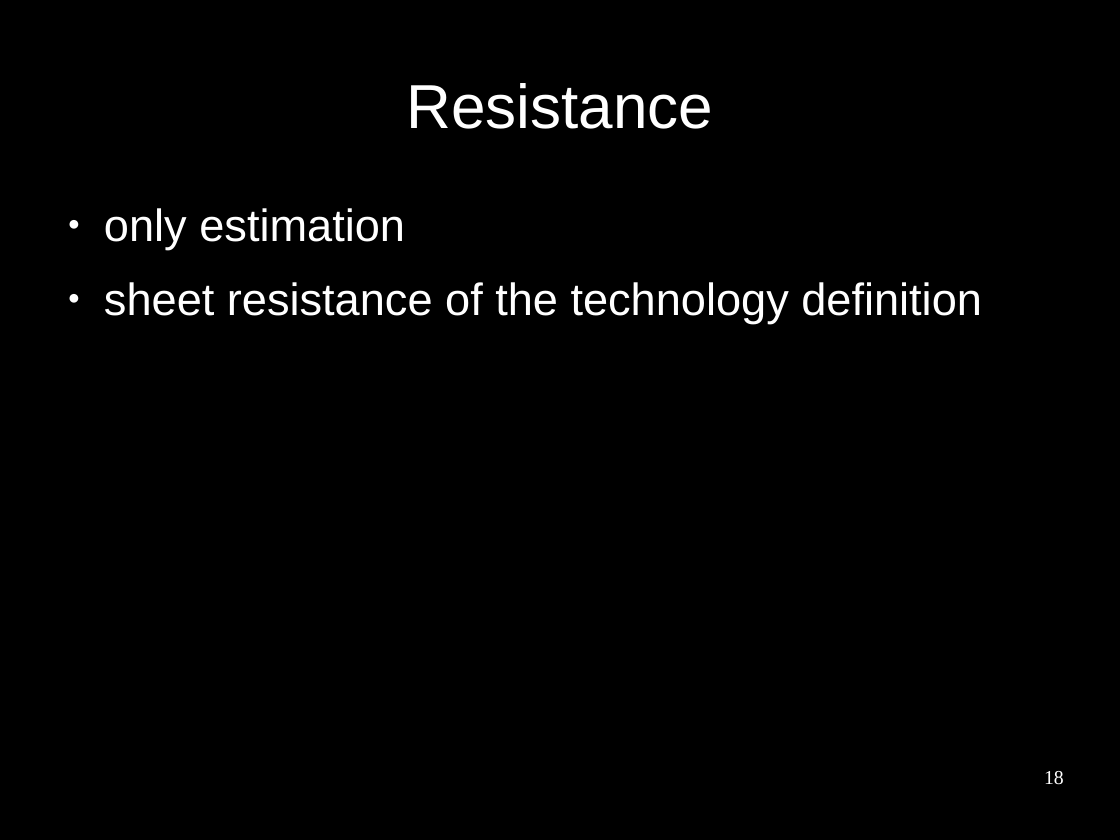
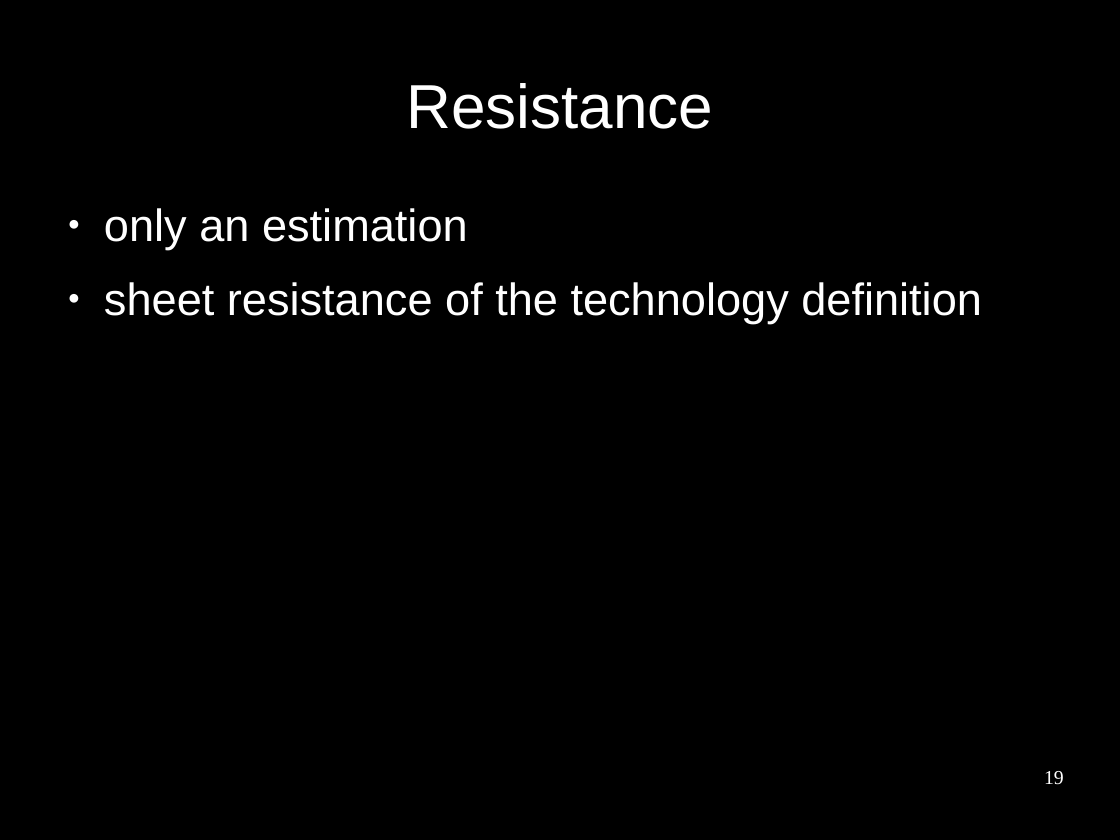
Before and after one commit to benediktibk/bachelorthesis, a slide deck: slide 19 of presentation.odp (slide 18 before the commit). Drawn at 1120x840 pixels with LibreOffice and Linux fonts; fonts in the diff are those of the drawing; background and template pictures are left out. Boxes give left, top, right and bottom in pixels: in the first picture for what was removed or moved away, otherwise in the second. Text is boxed around its words. In the diff, an @@ line names an element or a change of style, - is before the commit and + after.

```diff
--- a/presentation.odp
+++ b/presentation.odp
@@ text at (104, 208, 468, 250): text changed @@
-● only estimation
+● only an estimation
@@ page number at (1044, 771, 1064, 785): text changed @@
-18
+19
```
Also in this commit, not shown: 21 other slides changed, 2 slides added.
